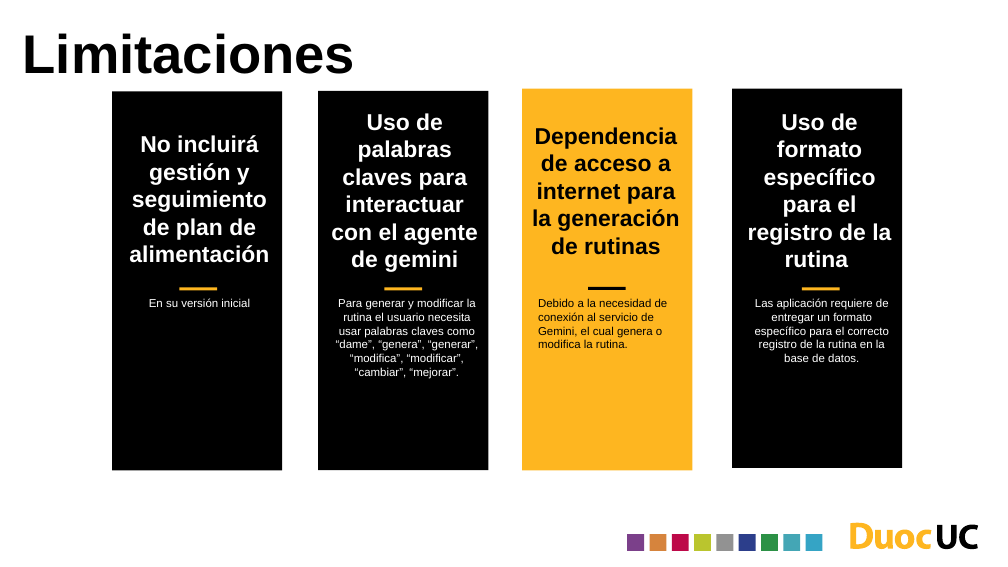
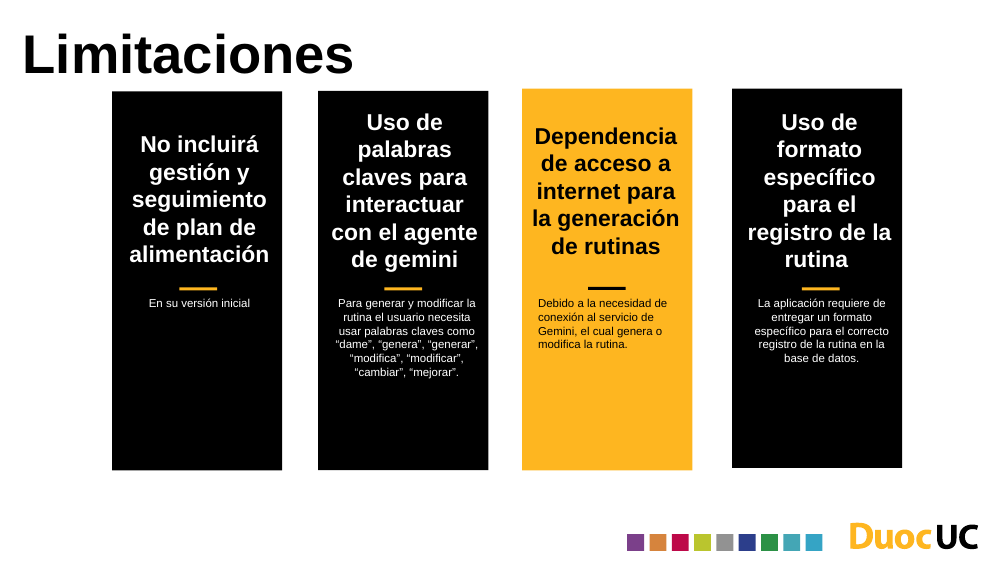
Before and after one commit to RavelloMadariaga/PROYECTO_CAPSTONE, a slide deck: slide 11 of fase 3/Evidencias Grupales/Presentación Final del proyecto (Español).pptx. Drawn at 1008x567 pixels with LibreOffice and Linux fonts; fonts in the diff are those of the drawing; background and template pictures are left out. Boxes give left, top, right and bottom in pixels: in the first picture for what was removed or moved away, otherwise in the second. Text is boxed around its words. In the diff, an @@ line names an element or a change of style, - is before the commit and + after.

```diff
--- a/fase 3/Evidencias Grupales/Presentación Final del proyecto (Español).pptx
+++ b/fase 3/Evidencias Grupales/Presentación Final del proyecto (Español).pptx
@@ text at [755, 298, 889, 362]: text changed @@
-Las aplicación requiere de entregar un formato específico para el correcto registro de la rutina en la base de datos.
+La aplicación requiere de entregar un formato específico para el correcto registro de la rutina en la base de datos.
```
Also in this commit, not shown: 4 other slides changed, 2 other files.
